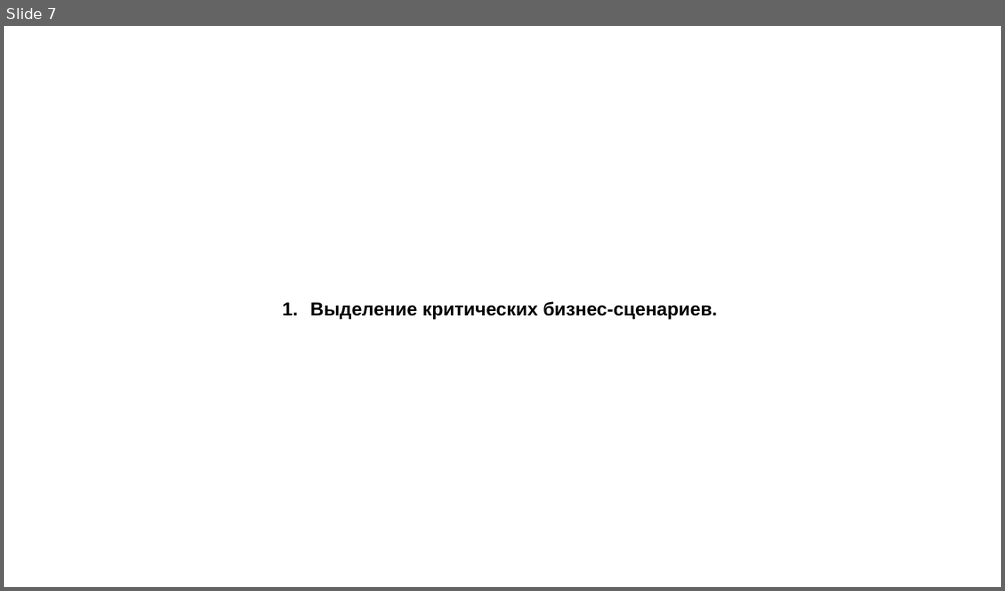
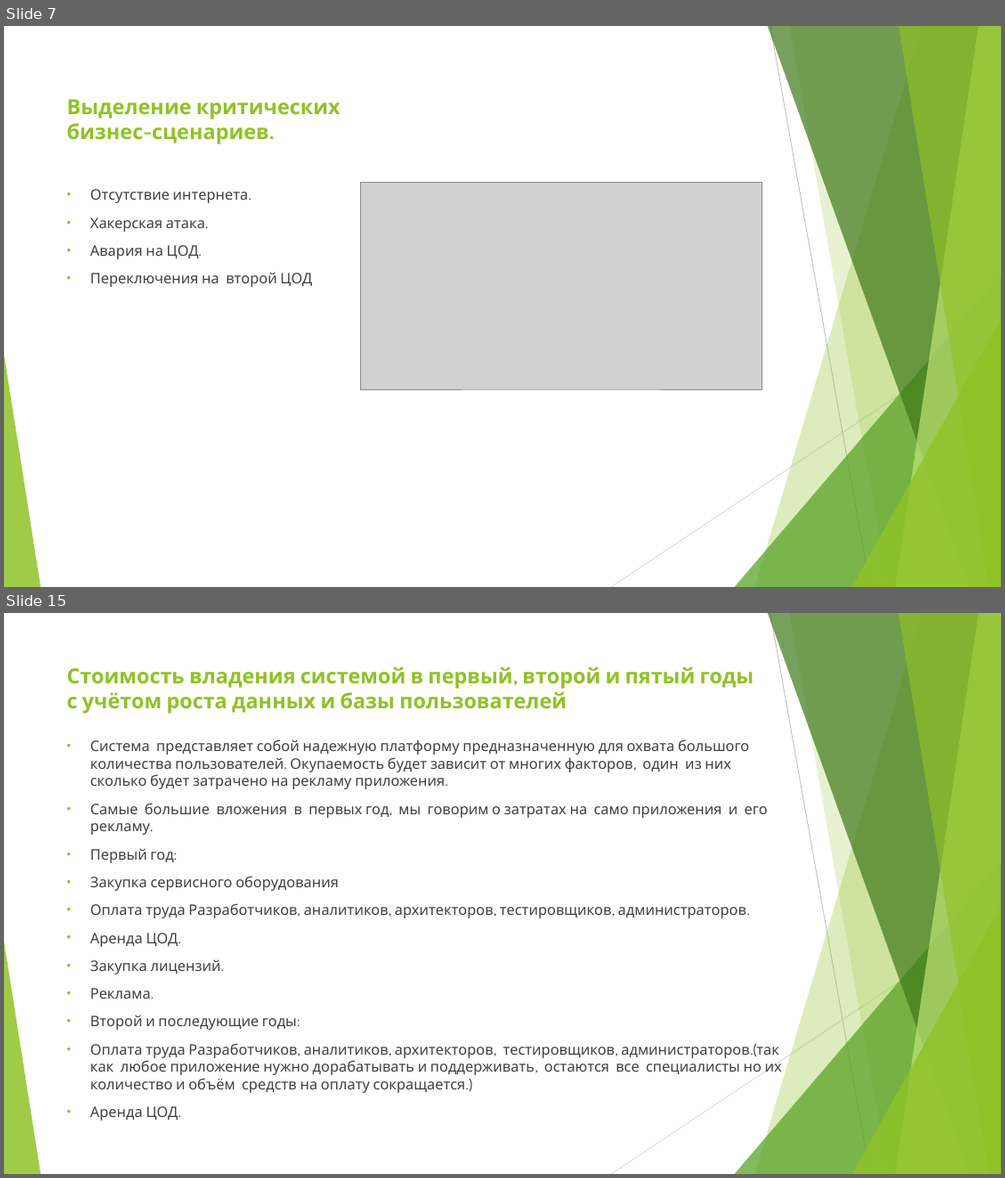
Before and after one commit to eafonasyev/diplom, a slide deck: diplom/diplom_prezentation.pptx. Shown one above the other, each under a label of ours: slide 7 before the commit, slides 7 and 15 after it; the slides between them are not shown. The pictures are 1005x591 and 1005x1178 pixels, drawn with LibreOffice and Linux fonts; fonts in the diff are those of the drawing; grey boxes stand for pictures. Boxes give left, top, right and bottom in pixels: in the first picture for what was removed or moved away, otherwise in the second. Text is boxed around its words. In the diff, an @@ line names an element or a change of style, - is before the commit and + after.

```diff
--- a/diplom/diplom_prezentation.pptx
+++ b/diplom/diplom_prezentation.pptx
@@ slide 15 added at box(4, 613, 1001, 1174), background #FFFFFF; not listed: 10 template elements that a slide beside it also shows @@
@@ title added at box(67, 666, 754, 714), 20 pt, text #90C226, bold @@
+Стоимость владения системой в первый, второй и пятый годы с учётом роста данных и базы пользователей
@@ text added at box(90, 739, 782, 1120), 14 pt, text #404040 @@
+• Система представляет собой надежную платформу предназначенную для охвата большого количества пользователей. Окупаемость будет зависит от многих факторов, один из них сколько будет затрачено на рекламу приложения.
+• Самые большие вложения в первых год, мы говорим о затратах на само приложения и его рекламу.
+• Первый год:
+• Закупка сервисного оборудования
+• Оплата труда Разработчиков, аналитиков, архитекторов, тестировщиков, администраторов.
+• Аренда ЦОД.
+• Закупка лицензий.
+• Реклама.
+• Второй и последующие годы:
+• Оплата труда Разработчиков, аналитиков, архитекторов, тестировщиков, администраторов.(так как любое приложение нужно дорабатывать и поддерживать, остаются все специалисты но их количество и объём средств на оплату сокращается.)
+• Аренда ЦОД.
@@ slide 7 changed as well @@
@@ title "Выделение критических бизнес-сценариев.": place and size @@
-title "Выделение критических бизнес-сценариев." at box(310, 301, 718, 319)
+title "Выделение критических бизнес-сценариев." at box(67, 99, 340, 144)
@@ title "Выделение критических бизнес-сценариев." at box(67, 99, 340, 144): size 18 to 20 pt, font Arial to Cabin, text colour #000000 to #90C226; bullet 1. to none; line spacing 1.15 to 1; vertical alignment top to bottom @@
@@ picture added at box(361, 183, 762, 389) @@
@@ text added at box(90, 189, 312, 287), 14 pt, text #404040 @@
+• Отсутствие интернета.
+• Хакерская атака.
+• Авария на ЦОД.
+• Переключения на второй ЦОД
@@ group added at box(4, 26, 1001, 587): 5 freeform shapes, 3 triangles, 2 lines @@
```
Also in this commit, not shown: 2 other slides changed, 11 other slides added, 14 slides removed, 1 other file.
